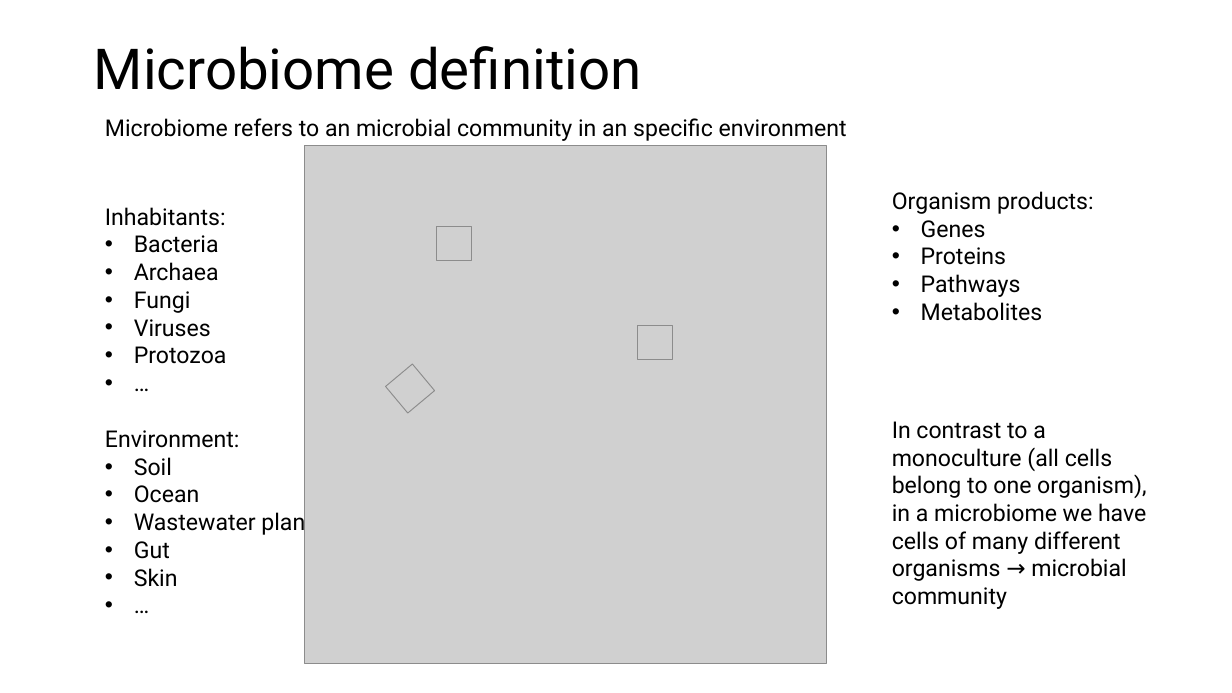
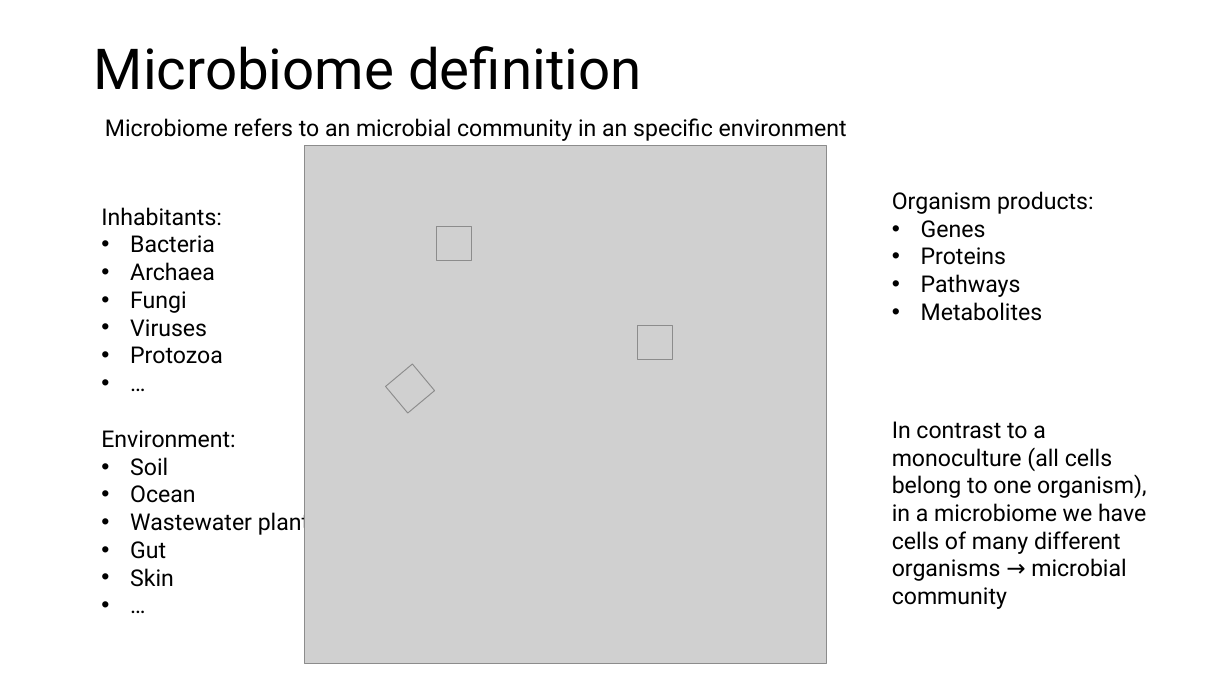
Before and after one commit to biosustain/dsp_metagenomics_training, a slide deck: slide 16 of course_contents/IntroMetagenomics.pptx. Drawn at 1232x693 pixels with LibreOffice and Linux fonts; fonts in the diff are those of the drawing; grey boxes stand for pictures. Boxes give left, top, right and bottom in pixels: in the first picture for what was removed or moved away, otherwise in the second. Text is boxed around its words. In the diff, an @@ line names an element or a change of style, - is before the commit and + after.

```diff
--- a/course_contents/IntroMetagenomics.pptx
+++ b/course_contents/IntroMetagenomics.pptx
@@ text "Inhabitants:": place and size @@
-text "Inhabitants:" at (105, 207, 227, 364)
+text "Inhabitants:" at (101, 207, 223, 364)
@@ text "Environment:": place and size @@
-text "Environment:" at (105, 430, 312, 587)
+text "Environment:" at (101, 430, 309, 587)
```
Also in this commit, not shown: 7 other slides changed, 1 other file.
